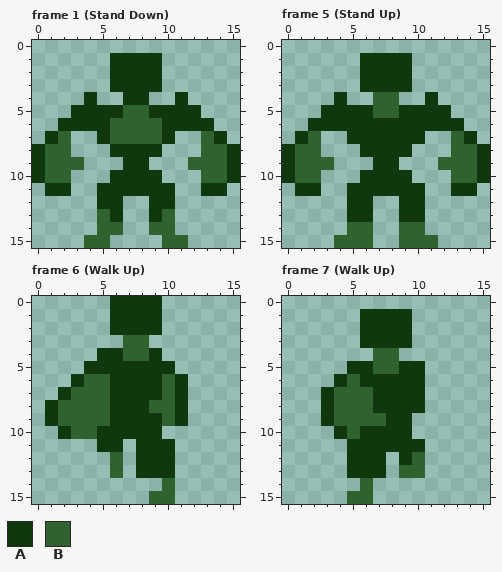
File history of a pixel-art file, assets/mc.ase. The picture above is the old version.
16x16 pixels, 15 frames. Shown: frame 1 (Stand Down), frame 5 (Stand Up), frame 6 (Walk Up), frame 7 (Walk Up). The commit also changed other frames, which this record leaves out.
Palette (. is transparent): A #0f380f  B #306230
Pixels before, frame 1 (Stand Down), first column x 0:
 1 ......AAAA......
 2 ......AAAA......
 3 ......AAAA......
 4 ....A..AA..A....
 5 ...AAAABBAAAA...
 6 ..AAAABBBBAAAA..
 7 .AB..ABBBBA..BA.
 8 ABB...AAAA...BBA
 9 ABBB...AA...BBBA
10 ABB...AAAA...BBA
11 .AA..AAAAAA..AA.
12 .....AA..AA.....
13 .....BA..AB.....
14 .....BB..BB.....
15 ....BB....BB....
Pixels before, frame 5 (Stand Up), first column x 0:
 1 ......AAAA......
 2 ......AAAA......
 3 ......AAAA......
 4 ....A..BB..A....
 5 ...AAAABBAAAA...
 6 ..AAAAAAAAAAAA..
 7 .AB..AAAAAA..BA.
 8 ABB...AAAA...BBA
 9 ABBB...AA...BBBA
10 ABB...AAAA...BBA
11 .AA..AAAAAA..AA.
12 .....AA..AA.....
13 .....AA..AA.....
14 .....BB..BB.....
15 ....BBB..BBB....
Pixels before, frame 6 (Walk Up), first column x 1:
 0 .....AAAA..
 1 .....AAAA..
 2 .....AAAA..
 3 ......BB...
 4 ....AABBA..
 5 ...AAAAAAA.
 6 ..ABBAAAABA
 7 .ABBBAAAABA
 8 ABBBBAAABBA
 9 ABBBBAAAABA
10 .ABBAAAAA..
11 ....AA.AAA.
12 .....B.AAA.
13 .....B.AAA.
14 .........B.
15 ........BB.
Pixels before, frame 7 (Walk Up), first column x 3:
 1 ...AAAA.
 2 ...AAAA.
 3 ...AAAA.
 4 ....BB..
 5 ..AABBAA
 6 .ABAAAAA
 7 ABBBAAAA
 8 ABBBAAAA
 9 ABBBBAA.
10 .ABAAAA.
11 ..AAAAAA
12 ..AAA.AB
13 ..AAA.BB
14 ...B....
15 ..BB....
Once edited:
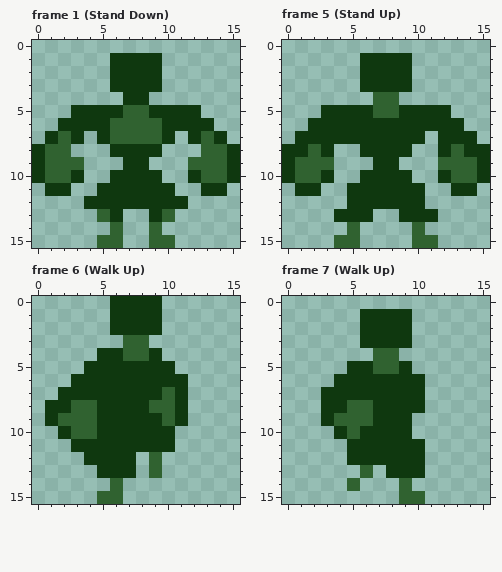
Difference:
Frame 1 (Stand Down):
Colour A is added in row 7 at x 3 and 12; in row 10 at x 3 and 12; in row 12 at x 4, 7 to 8 and 11.
Colour B is added in row 15 at x 6 and 9.
The author cleared colour A in row 4 at x 4 and 11.
The author cleared colour B in row 14 at x 5 and 10; in row 15 at x 4 and 11.
Frame 5 (Stand Up):
Colour A is added in row 7 at x 3 to 4 and 12; in row 8 at x 3 and 12; in row 10 at x 3 and 12; in row 12 at x 7 to 8; in row 13 at x 4 and 11.
Colour A replaces colour B in row 7 at x 2 and 13; in row 8 at x 1 and 14.
The author cleared colour A in row 4 at x 4 and 11.
The author cleared colour B in rows 14 to 15 at x 6 and 9.
Frame 6 (Walk Up):
Colour A is added in row 10 at x 10; in row 11 at x 3 to 4 and 7; in row 12 at x 4 to 5 and 7; in row 13 at x 5 and 7.
Colour A replaces colour B in row 6 at x 4 to 5 and 10; in row 7 at x 3 to 5; in row 8 at x 2 and 5; in row 9 at x 5; in rows 12 to 13 at x 6.
Colour B is added in row 14 at x 6; in row 15 at x 5 to 6.
Colour B replaces colour A in rows 12 to 13 at x 9.
The author cleared colour A in rows 12 to 13 at x 8 and 10.
The author cleared colour B in row 14 at x 10; in row 15 at x 9 to 10.
Frame 7 (Walk Up):
Colour A is added in rows 12 to 13 at x 8.
Colour A replaces colour B in row 6 at x 5; in row 7 at x 4 to 6; in row 8 at x 4; in row 9 at x 7; in row 12 at x 10; in row 13 at x 9 to 10.
Colour B is added in row 14 at x 5 and 9; in row 15 at x 9 to 10.
Colour B replaces colour A in row 13 at x 6.
The author cleared colour A in row 5 at x 10; in row 13 at x 5 and 7.
The author cleared colour B in row 14 at x 6; in row 15 at x 5 to 6.
